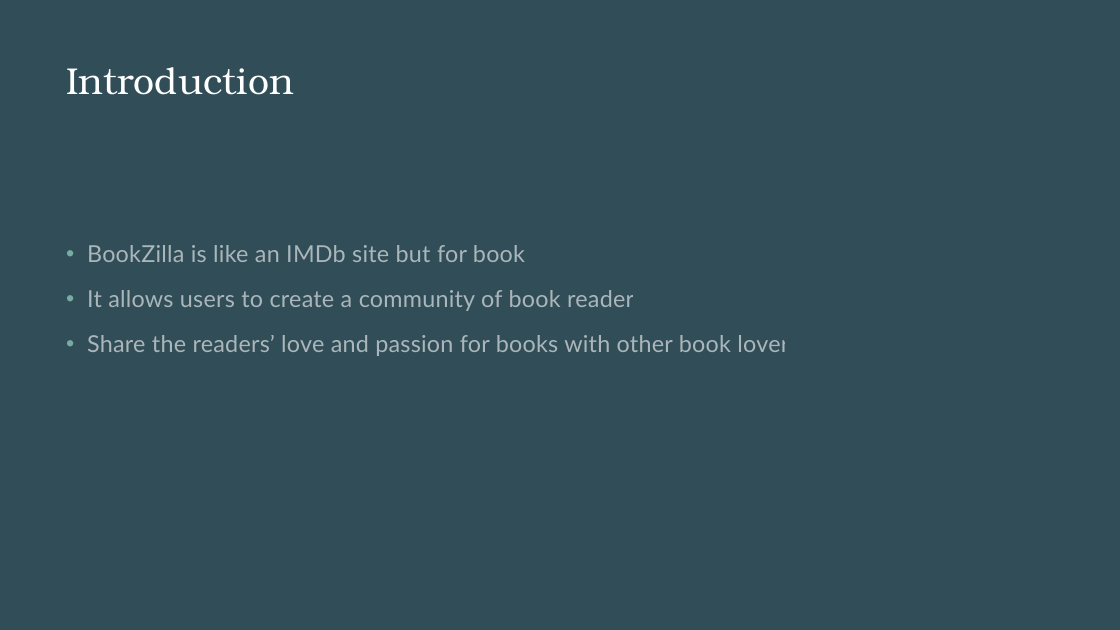
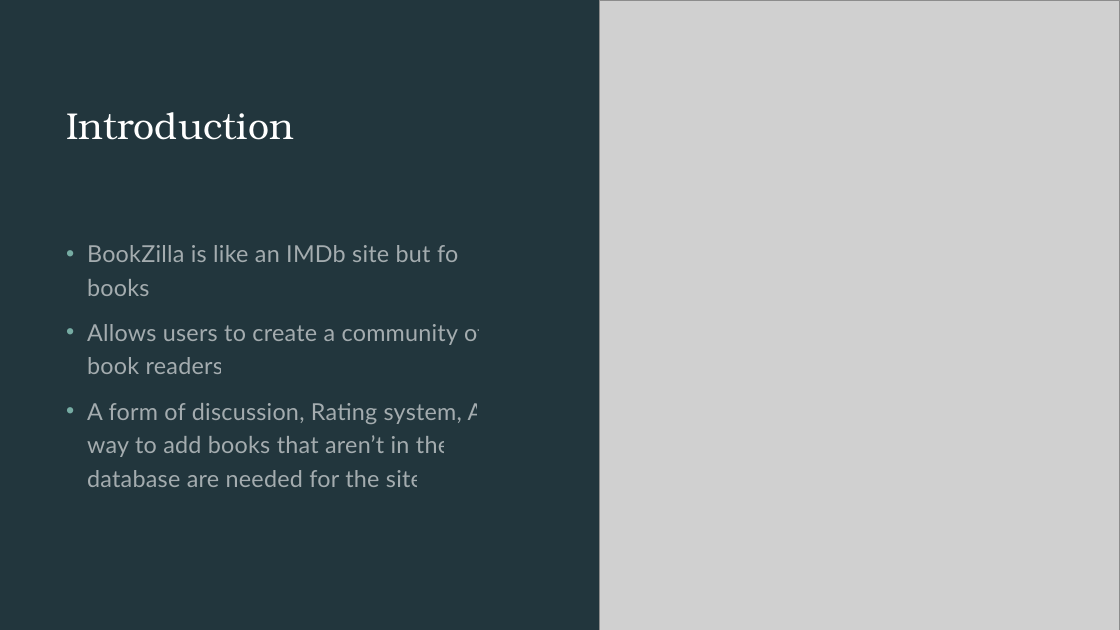
Before and after one commit to BookZilla-ENSE-374/BookZilla, a slide deck: slide 3 of Project Files/General/BookZilla.pptx. Drawn at 1120x630 pixels with LibreOffice and Linux fonts; fonts in the diff are those of the drawing; grey boxes stand for pictures. Boxes give left, top, right and bottom in pixels: in the first picture for what was removed or moved away, otherwise in the second. Text is boxed around its words. In the diff, an @@ line names an element or a change of style, - is before the commit and + after.

Commit message:
Updated version of powerpoint

```diff
--- a/Project Files/General/BookZilla.pptx
+++ b/Project Files/General/BookZilla.pptx
@@ rectangle removed at (0,0,1120,630) @@
@@ rectangle added at (0,0,1120,630), fill #22363D @@
@@ picture added at (600,0,1120,630) @@
@@ title "Introduction" at (66,112,294,140): vertical alignment top to middle @@
@@ text at (87,324,485,487): text changed @@
-• It allows users to create a community of book readers
-• Share the readers’ love and passion for books with other book lovers
+• Allows users to create a community of book readers
+• A form of discussion, Rating system, A way to add books that aren’t in the database are needed for the site
```
Also in this commit, not shown: 1 other slide changed, 6 slides added.
